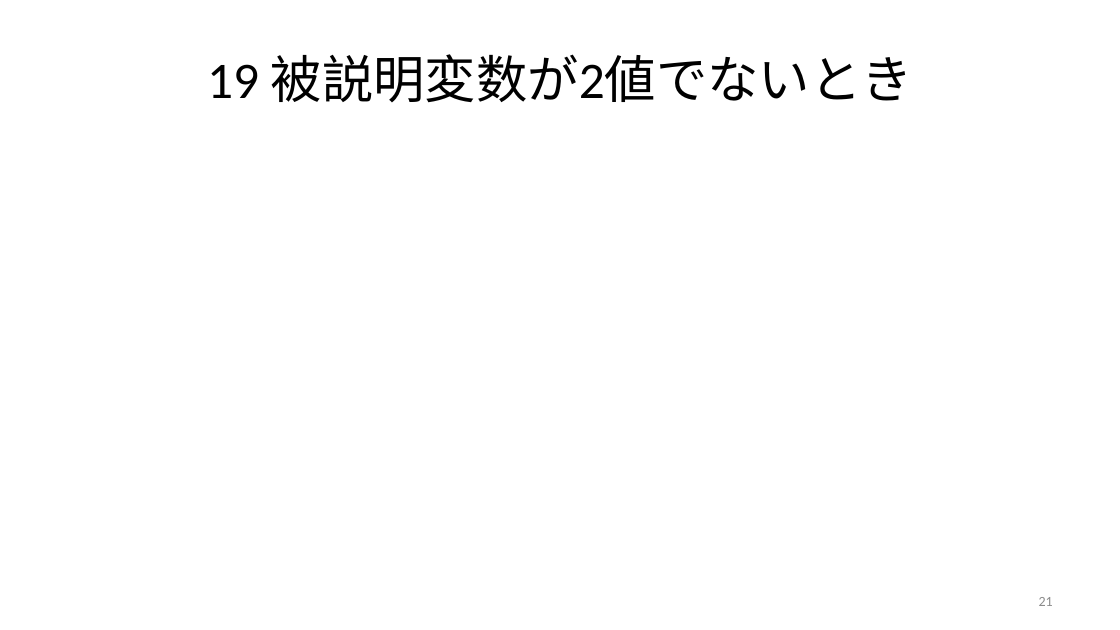
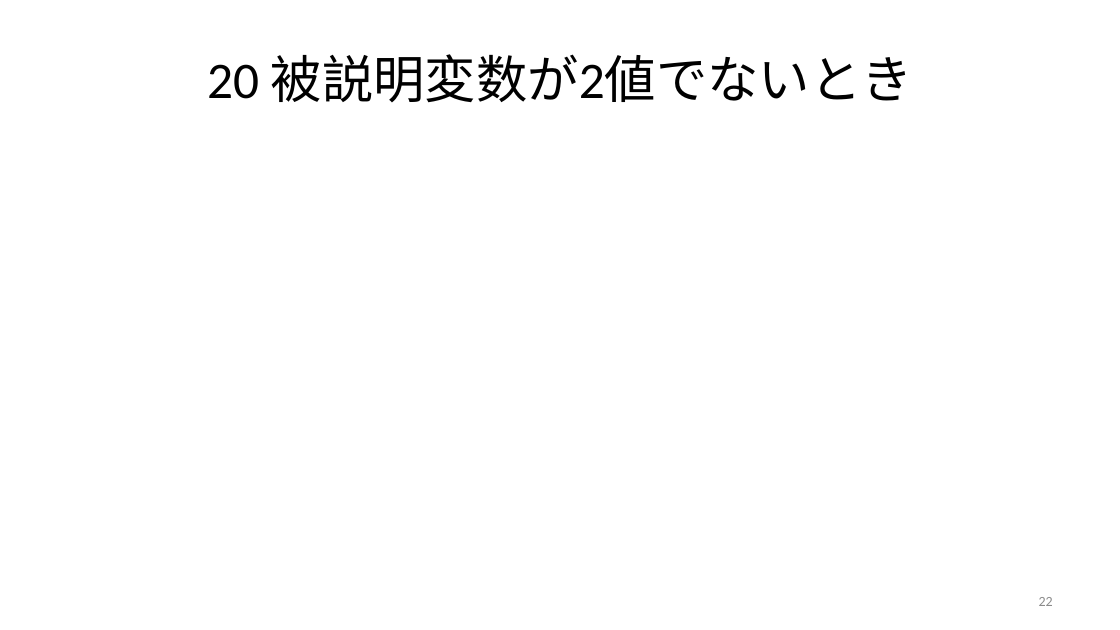
Before and after one commit to ritsuecon/owanseminar, a slide deck: slide 22 of 09-discrete-choice/binary-choice.pptx (slide 21 before the commit). Drawn at 1120x630 pixels with LibreOffice and Linux fonts; fonts in the diff are those of the drawing; grey boxes stand for pictures. Boxes give left, top, right and bottom in pixels: in the first picture for what was removed or moved away, otherwise in the second. Text is boxed around its words. In the diff, an @@ line names an element or a change of style, - is before the commit and + after.

```diff
--- a/09-discrete-choice/binary-choice.pptx
+++ b/09-discrete-choice/binary-choice.pptx
@@ title at (207, 54, 913, 103): text changed @@
-19 被説明変数が2値でないとき
+20 被説明変数が2値でないとき
@@ page number at (1039, 597, 1053, 606): text changed @@
-21
+22
```
Also in this commit, not shown: 10 other slides changed, 1 slide added.
